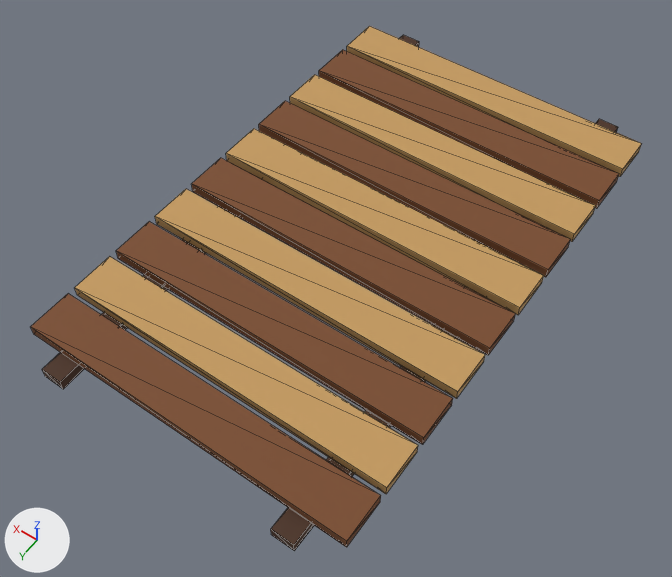
An edit to the glTF model assets/facilities/path_wood_boardwalk.glb, drawn before and after from the same camera.
One viewpoint serves both versions: a 50 mm lens placed at (-2.19, 3.34, 4.62), pointed at (-0.03, 0.31, -0.14). Every picture has the same lights, and +X, +Y and +Z are marked at lower left. The picture after the commit comes second. Mesh edges are drawn as thin lines. Vertices at exactly the same position are counted once.

Objects in the first picture: 'SM_facilities_path_wood_boardwalk'.
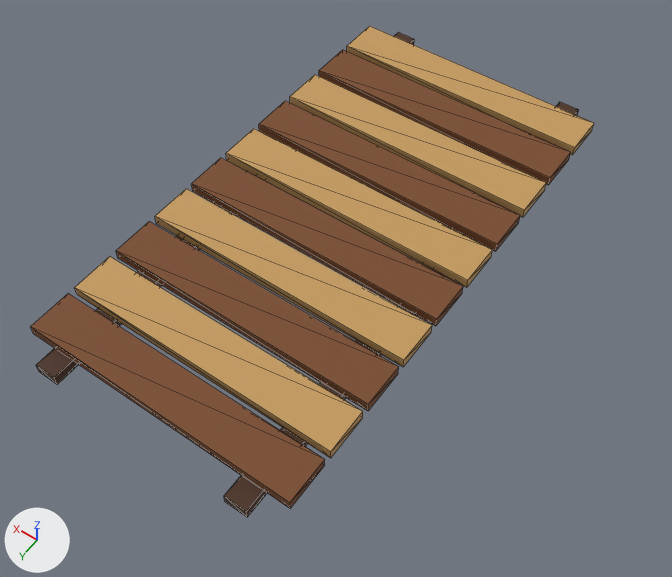
The newer file is also rescaled (x1.042), turned or shifted as a whole; pictures and numbers use the older file's frame.

What the commit changed:
me_sm_facilities_path_wood_boardwalk is used by ob_sm_facilities_path_wood_boardwalk; location (0.0, 0.0, 0.0).
me_sm_facilities_path_wood_boardwalk had 96 vertices, 144 faces and spanned x -1.14..1.14, y -1.92..1.92, z 0.0..0.15.
me_sm_facilities_path_wood_boardwalk now has 96 vertices, 144 faces and spans x -0.78..1.14, y -1.92..1.92, z 0.01..0.15.
me_sm_facilities_path_wood_boardwalk part 1: the loose piece of 8 vertices spanning x -0.91..-0.76, y -1.92..1.92, z 0.0..0.08 is moved by (0.31, 0.0, 0.0).
me_sm_facilities_path_wood_boardwalk part 2: the loose piece of 8 vertices spanning x 0.76..0.91, y -1.92..1.92, z 0.0..0.08 is moved by (0.05, 0.0, 0.0).
me_sm_facilities_path_wood_boardwalk part 3: all 40 vertices in x -1.14, y -1.77..1.77, z 0.07..0.15 are moved by (0.36, 0.0, 0.0).

What differs and where, as boxes [x1, y1, x2, y2] in the pictures (672 x 577 px; the box of a moved part takes in the faces that stretch with it):
'SM_facilities_path_wood_boardwalk', reshaped (8% narrower, 6% shorter): before [31, 26, 642, 551]; after [31, 26, 594, 517]
part 1 of me_sm_facilities_path_wood_boardwalk, moved or reshaped: before [271, 119, 618, 551]; after [224, 102, 579, 517]
part 2 of me_sm_facilities_path_wood_boardwalk, moved or reshaped: before [42, 35, 419, 389]; after [36, 32, 414, 384]
part 3 of me_sm_facilities_path_wood_boardwalk, moved or reshaped: before [32, 28, 642, 547]; after [32, 28, 594, 508]
